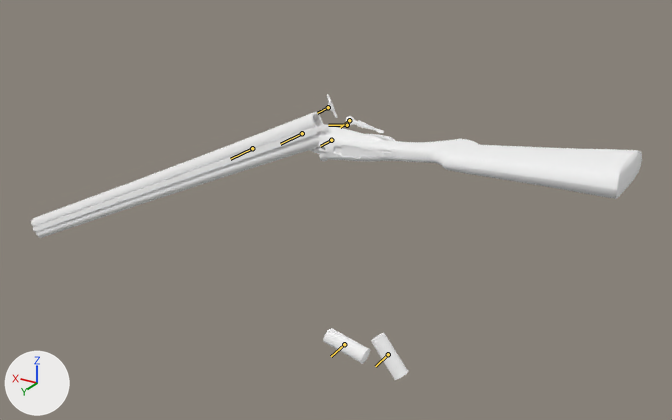
One commit to the glTF model xogot/assets/weapons/aether_waw_real/doublebarrel/viewmodel.glb: the scene before it, then after it.
Camera for both pictures: a 50 mm camera at (-0.863, 1.424, 0.571) aimed at (0.016, -0.041, -0.162). Lighting does not change. The marker at lower left points along +X, +Y and +Z. The first picture is the older version. Both versions are drawn at frame 44 of the action 'PSA_viewmodel_double_barrel_shotgun_reload'; the numbers are the values there. The bones that change, and the others that lie on the model, are drawn over the model as lines.

The first picture shows 'DoubleBarrel'.
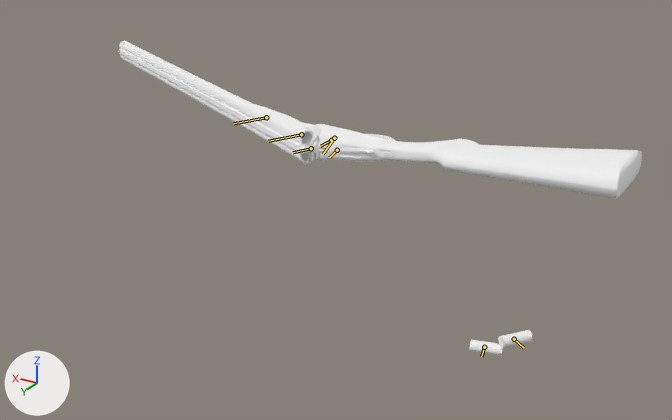
What the commit changed:
Bone 'tag_lever' (bone_tag_lever) moves from (-0.008, -0.044, 0.044) to (0.0, 0.0, 0.0).
Bone 'tag_lever' (bone_tag_lever) turns from (-2, -11, -6) to (-1, 5, 0) degrees about its own x, y and z.
Bone 'tag_barrels' (bone_tag_barrels) moves from (0.0, -0.001, 0.001) to (0.0, 0.0, 0.0).
Bone 'tag_barrels' (bone_tag_barrels) turns from (0, 26, 0) to (0, 0, -26) degrees about its own x, y and z.
Bone 'tag_extractor' (bone_tag_extractor) moves from (-0.013, -0.029, 0.029) to (-0.013, 0.0, 0.0).
Bone 'tag_shell2' (bone_tag_shell2) moves from (-0.212, 0.432, -0.284) to (-0.212, -0.3, -0.416).
Bone 'tag_shell2' (bone_tag_shell2) turns from (0, -39, 0) to (0, 0, 39) degrees about its own x, y and z.
Bone 'tag_shell1' (bone_tag_shell1) moves from (-0.255, 0.403, -0.352) to (-0.255, -0.337, -0.419).
Bone 'tag_shell1' (bone_tag_shell1) turns from (0, -78, 0) to (0, 0, 78) degrees about its own x, y and z.

Location of each change, [x1, y1, x2, y2] in pixels of the pictures (672 x 420 px):
'DoubleBarrel', posed (14% narrower, 10% taller)
    before: [31, 94, 642, 380]
    after: [118, 41, 642, 356]
bone 'tag_lever', root to tip
    before: (349, 120) to (340, 127)
    after: (337, 150) to (329, 157)
bone 'tag_barrels', root to tip
    before: (302, 133) to (280, 144)
    after: (301, 134) to (268, 141)
bone 'tag_extractor', root to tip
    before: (328, 107) to (317, 113)
    after: (311, 148) to (293, 152)
bone 'tag_shell2', root to tip
    before: (344, 344) to (331, 356)
    after: (484, 347) to (481, 356)
bone 'tag_shell1', root to tip
    before: (388, 354) to (375, 366)
    after: (514, 339) to (524, 348)
